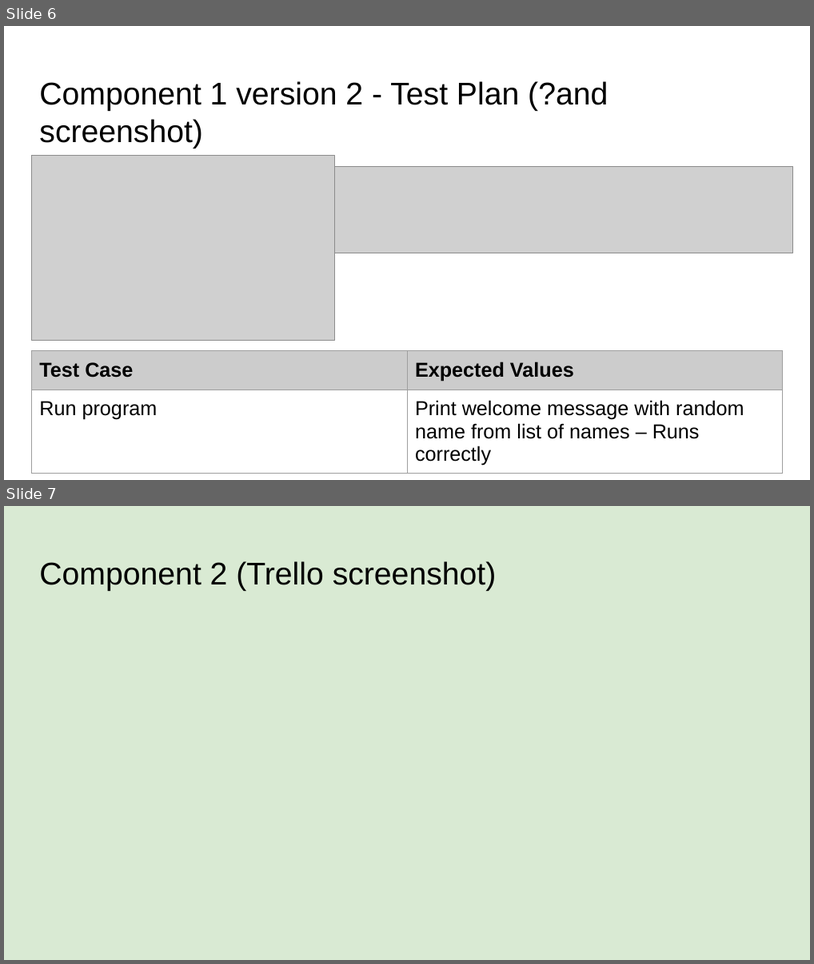
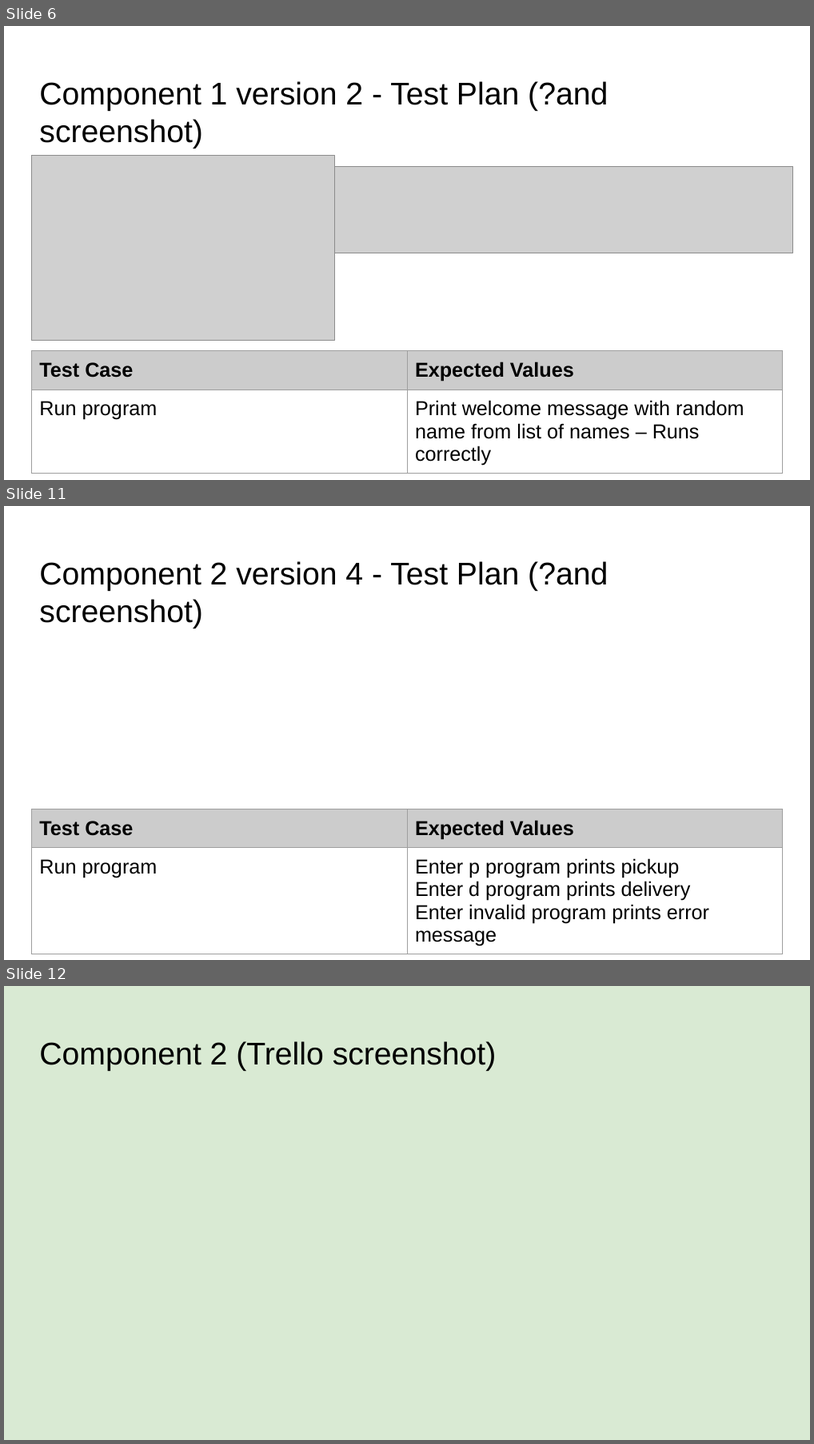
Before and after one commit to James-Wilde/Pizza_Bot, a slide deck: 022_91893+_+91897+Documentation.pptx. Shown one above the other, each under a label of ours: slides 6 and 7 before the commit, slides 6, 11 and 12 after it; the slides between them are not shown. The pictures are 814x964 and 814x1444 pixels, drawn with LibreOffice and Linux fonts; fonts in the diff are those of the drawing; grey boxes stand for pictures. Boxes give left, top, right and bottom in pixels: in the first picture for what was removed or moved away, otherwise in the second. Text is boxed around its words. In the diff, an @@ line names an element or a change of style, - is before the commit and + after.

```diff
--- a/022_91893+_+91897+Documentation.pptx
+++ b/022_91893+_+91897+Documentation.pptx
@@ slide 11 added at <box>4,506,810,960</box>, background #FFFFFF @@
@@ title added at <box>39,561,608,628</box>, 28 pt, text #000000 @@
+Component 2 version 4 - Test Plan (?and screenshot)
@@ table added at <box>31,809,783,960</box>, 2 rows, 2 columns @@
+Test Case | Expected Values
+Run program | Enter p program prints pickup / Enter d program prints delivery / Enter invalid program prints error message
@@ what was slide 7 is now slide 12 @@
```
Also in this commit, not shown: 4 other slides added, 3 other files.
